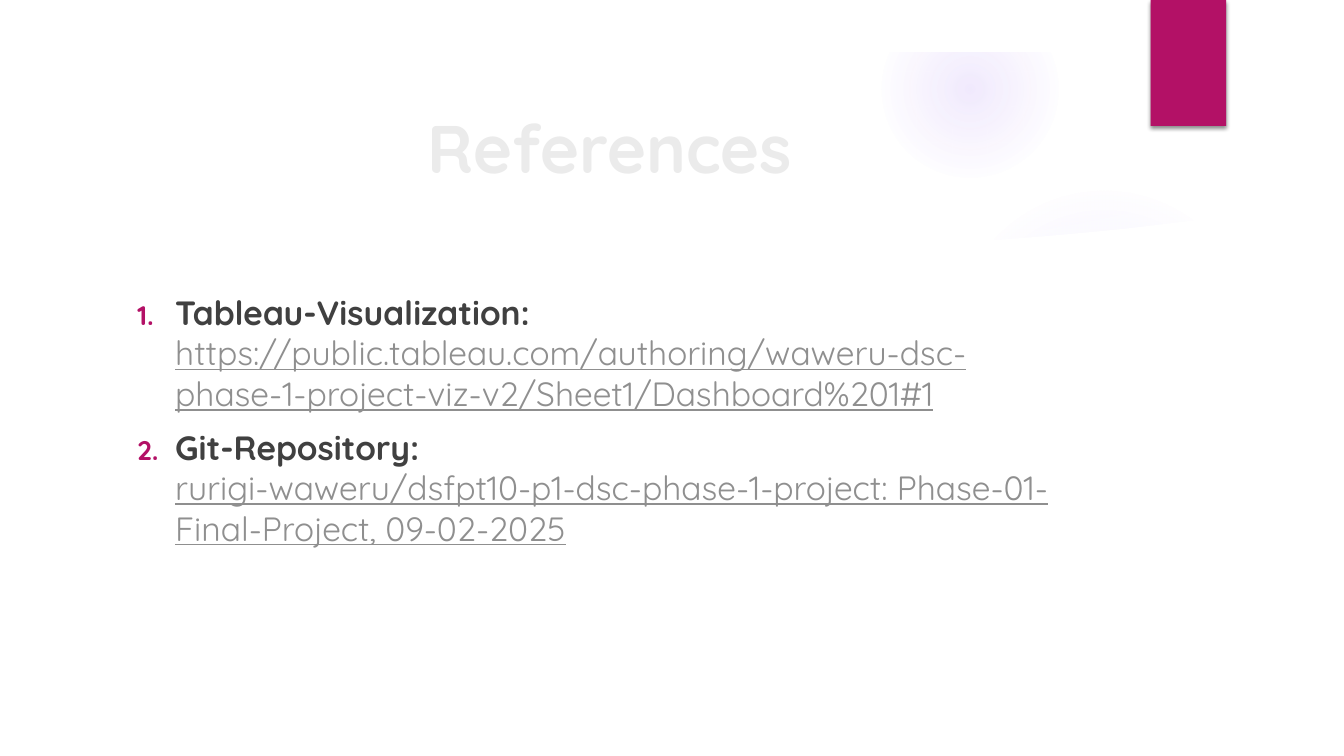
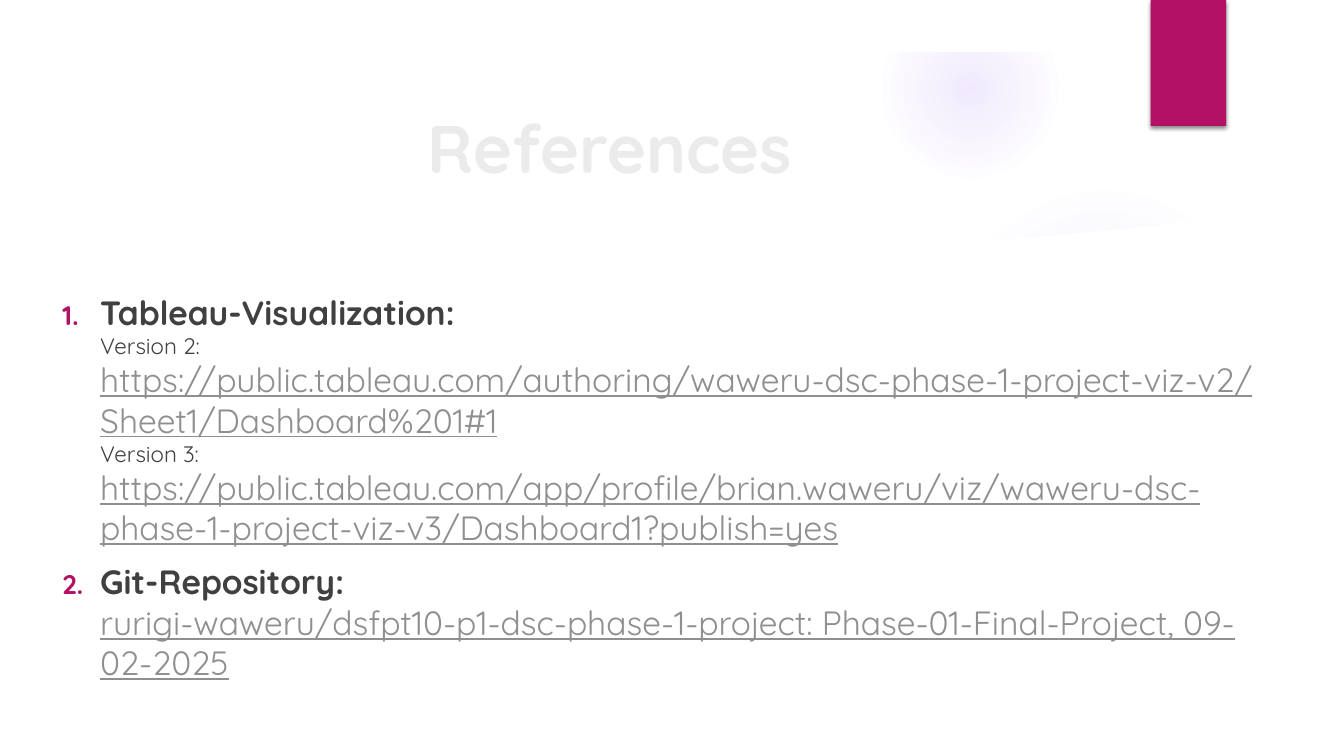
Before and after one commit to rurigi-waweru/dsfpt10-p1-dsc-phase-1-project, a slide deck: slide 14 of project-files/Aviation-Accident-Analysis.pptx. Drawn at 1344x756 pixels with LibreOffice and Linux fonts; fonts in the diff are those of the drawing; background and template pictures are left out. Boxes give left, top, right and bottom in pixels: in the first picture for what was removed or moved away, otherwise in the second. Text is boxed around its words. In the diff, an @@ line names an element or a change of style, - is before the commit and + after.

Commit message:
Added more References to Presentation -b

```diff
--- a/project-files/Aviation-Accident-Analysis.pptx
+++ b/project-files/Aviation-Accident-Analysis.pptx
@@ text "Tableau-Visualization: Version 2: https://public.tableau.com ...": place and size @@
-text "Tableau-Visualization: Version 2: https://public.tableau.com ..." at bbox=[175, 300, 1048, 548]
+text "Tableau-Visualization: Version 2: https://public.tableau.com ..." at bbox=[100, 300, 1252, 680]
@@ text at bbox=[100, 300, 1252, 547]: text changed @@
-1. Tableau-Visualization: https://public.tableau.com/authoring/waweru-dsc-phase-1-project-viz-v2/Sheet1/Dashboard%201#1
+1. Tableau-Visualization:
+   Version 2:
+   https://public.tableau.com/authoring/waweru-dsc-phase-1-project-viz-v2/Sheet1/Dashboard%201#1
+   Version 3:
+   https://public.tableau.com/app/profile/brian.waweru/viz/waweru-dsc-phase-1-project-viz-v3/Dashboard1?publish=yes
```
Also in this commit, not shown: 1 other file.
